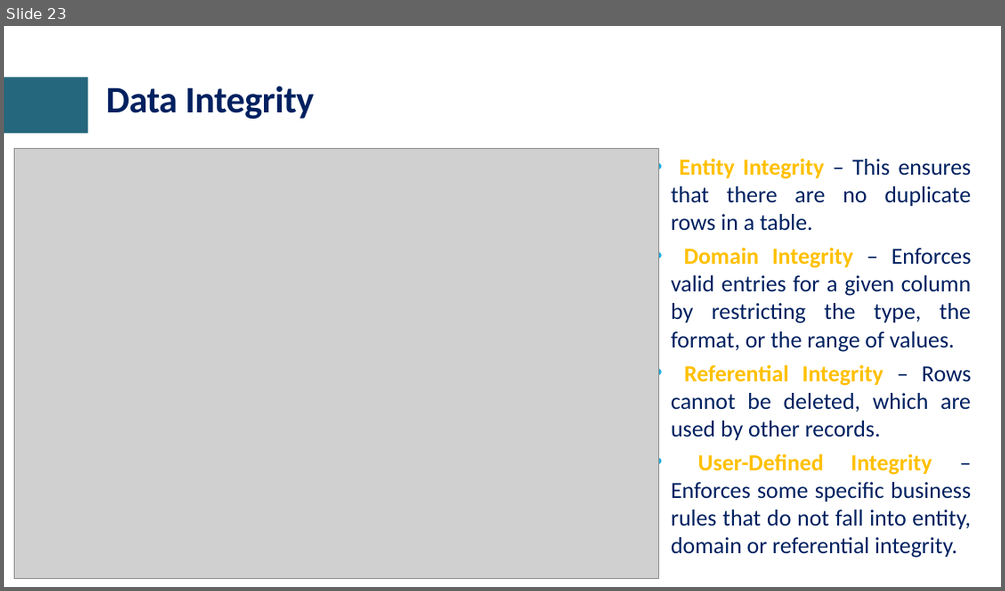
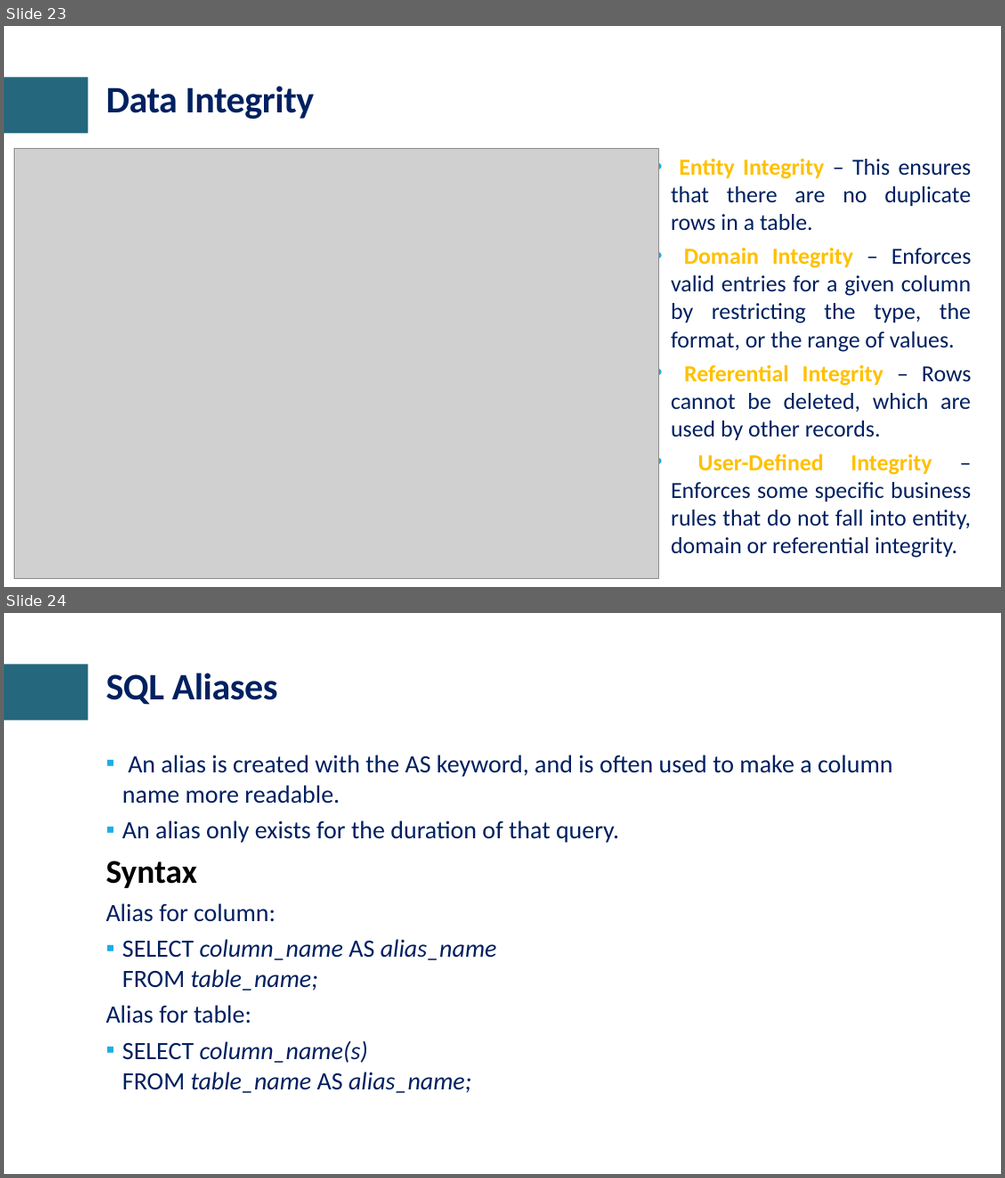
Before and after one commit to craftmulesoft/DataEngineering, a slide deck: Module 2 - SQL & Data Modeling/Database Design - RDBMS.pptx. Shown one above the other, each under a label of ours: slide 23 before the commit, slides 23 and 24 after it. The pictures are 1005x591 and 1005x1178 pixels, drawn with LibreOffice and Linux fonts; fonts in the diff are those of the drawing; grey boxes stand for pictures; background and template pictures are left out. Boxes give left, top, right and bottom in pixels: in the first picture for what was removed or moved away, otherwise in the second. Text is boxed around its words. In the diff, an @@ line names an element or a change of style, - is before the commit and + after.

```diff
--- a/Module 2 - SQL & Data Modeling/Database Design - RDBMS.pptx
+++ b/Module 2 - SQL & Data Modeling/Database Design - RDBMS.pptx
@@ slide 24 added at <box>4,613,1001,1174</box>, background #FFFFFF; not listed: 1 template element that a slide beside it also shows @@
@@ title added at <box>106,673,278,705</box>, 36 pt, text #002060, bold @@
+SQL Aliases
@@ text added at <box>106,755,893,1093</box>, 24 pt, text #002060 @@
+▪ An alias is created with the AS keyword, and is often used to make a column name more readable.
+▪ An alias only exists for the duration of that query.
+Syntax
+Alias for column:
+▪ SELECT column_name AS alias_name
+  FROM table_name;
+Alias for table:
+▪ SELECT column_name(s)
+  FROM table_name AS alias_name;
```
Also in this commit, not shown: 1 slide changed, 3 other slides added, 6 other files.
